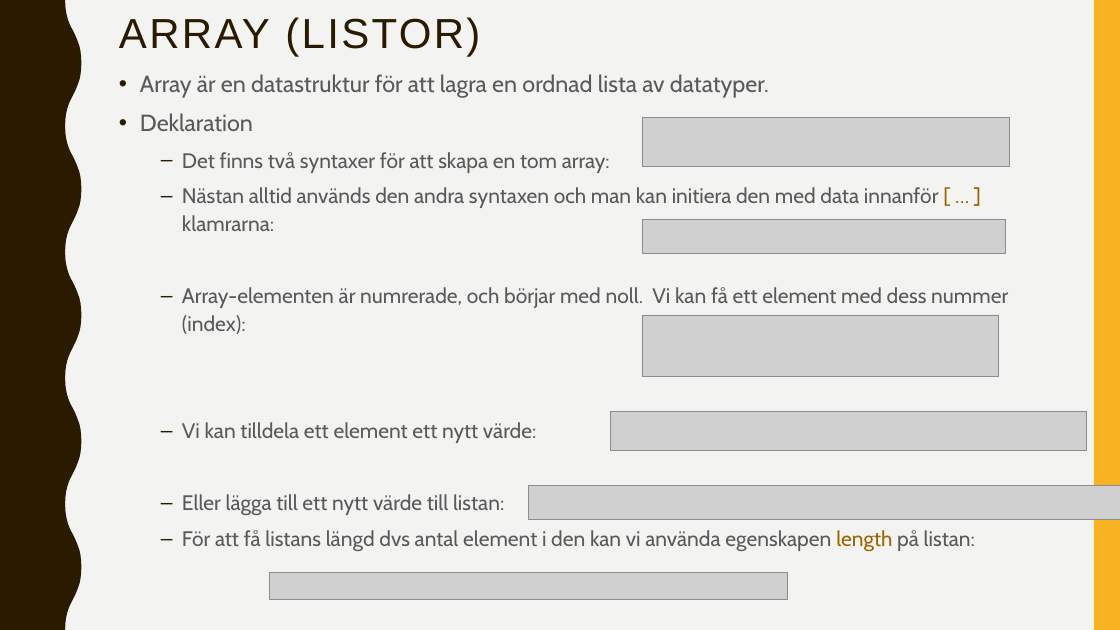
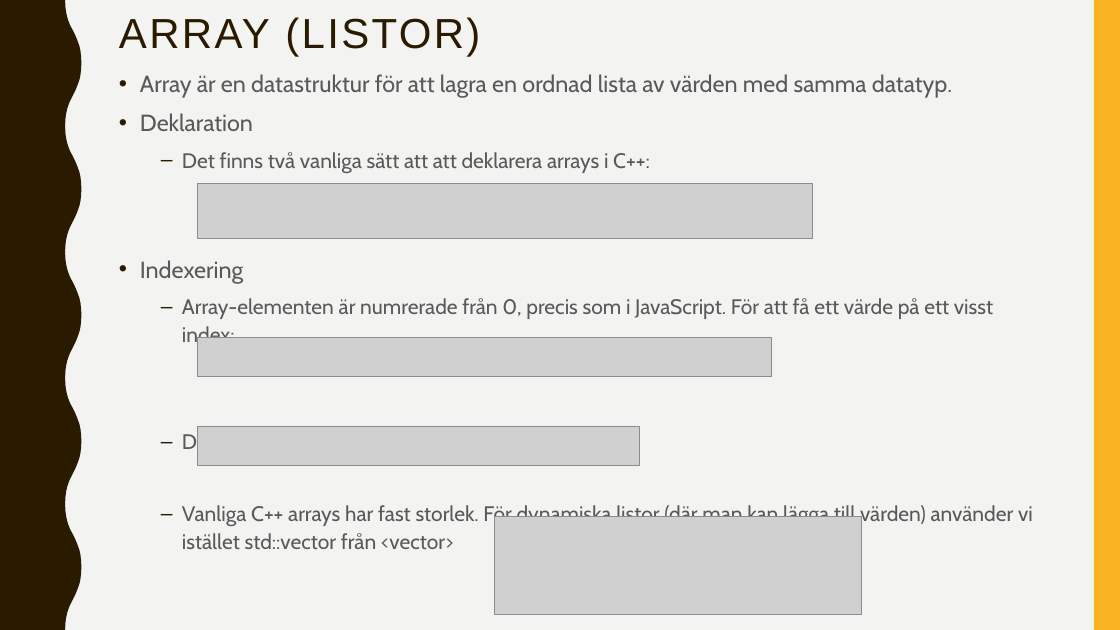
Before and after one commit to abbindustrigymnasium/hitachigymnasiet-250s-programmingexercises-programmering1-2025, a slide deck: slide 18 of C++/C++.pptx. Drawn at 1120x630 pixels with LibreOffice and Linux fonts; fonts in the diff are those of the drawing; grey boxes stand for pictures. Boxes give left, top, right and bottom in pixels: in the first picture for what was removed or moved away, otherwise in the second. Text is boxed around its words. In the diff, an @@ line names an element or a change of style, - is before the commit and + after.

```diff
--- a/C++/C++.pptx
+++ b/C++/C++.pptx
@@ text at bbox=[140, 74, 952, 98]: text changed @@
-• Array är en datastruktur för att lagra en ordnad lista av datatyper.
+• Array är en datastruktur för att lagra en ordnad lista av värden med samma datatyp.
@@ picture removed at bbox=[642, 117, 1010, 166] @@
@@ text at bbox=[140, 152, 1033, 549]: text changed @@
-  – Det finns två syntaxer för att skapa en tom array:
-  – Nästan alltid används den andra syntaxen och man kan initiera den med data innanför [ … ] klamrarna:
-  – Array-elementen är numrerade, och börjar med noll. Vi kan få ett element med dess nummer (index):
-  – Vi kan tilldela ett element ett nytt värde:
-  – Eller lägga till ett nytt värde till listan:
-  – För att få listans längd dvs antal element i den kan vi använda egenskapen length på listan:
+  – Det finns två vanliga sätt att att deklarera arrays i C++:
+• Indexering
+  – Array-elementen är numrerade från 0, precis som i JavaScript. För att få ett värde på ett visst index:
+  – Du kan ändra ett element på ett visst index så här:
+  – Vanliga C++ arrays har fast storlek. För dynamiska listor (där man kan lägga till värden) använder vi istället std::vector från <vector>
@@ picture added at bbox=[197, 184, 813, 239] @@
@@ picture removed at bbox=[642, 220, 1006, 255] @@
@@ picture removed at bbox=[642, 315, 999, 376] @@
@@ picture added at bbox=[197, 338, 772, 376] @@
@@ picture removed at bbox=[611, 412, 1086, 450] @@
@@ picture added at bbox=[197, 427, 639, 465] @@
@@ picture removed at bbox=[528, 486, 1120, 520] @@
@@ picture added at bbox=[495, 516, 862, 615] @@
@@ picture removed at bbox=[269, 573, 787, 600] @@
```
Also in this commit, not shown: 11 other slides changed, 3 slides added, 3 slides removed, 1 other file.
